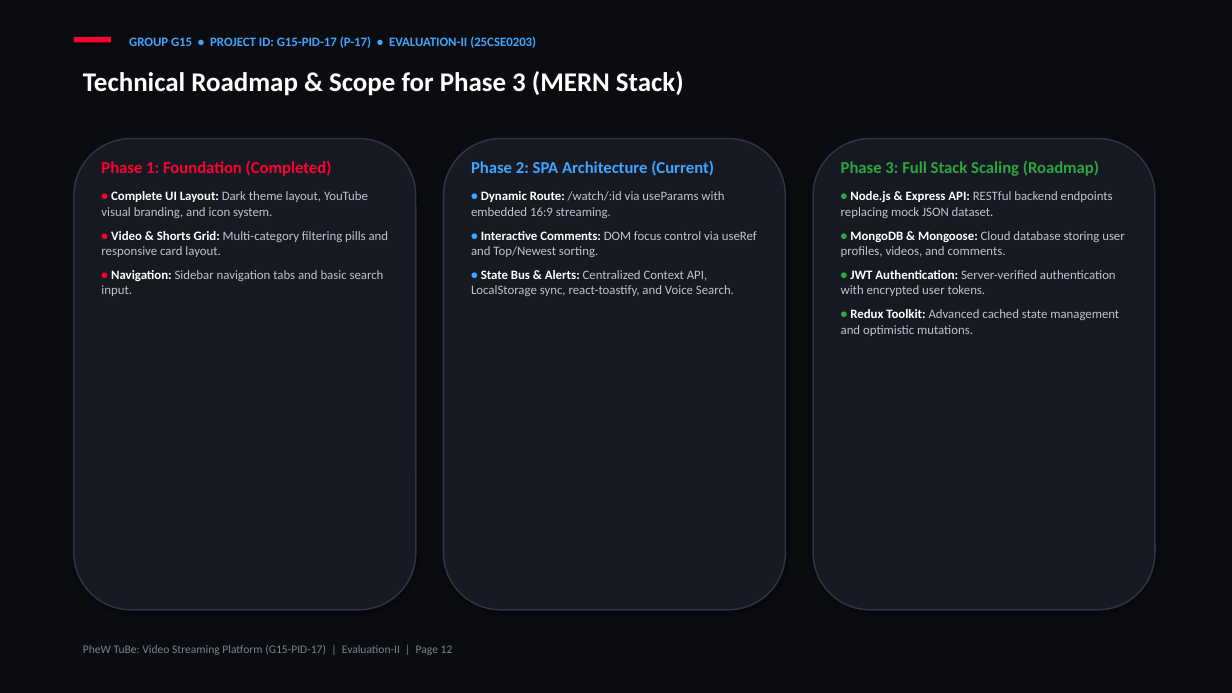
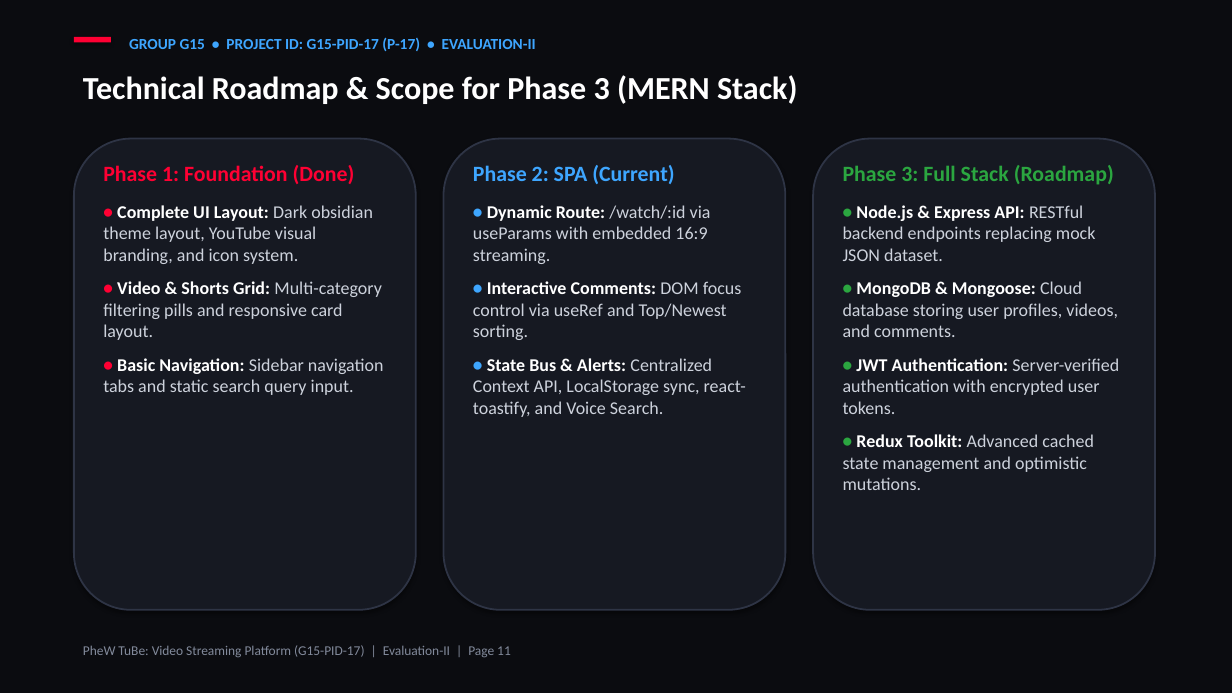
Before and after one commit to kishan-777/Front-End-Engineering_Evaluation-based-project, a slide deck: slide 11 of G15-PID-17.pptx (slide 12 before the commit). Drawn at 1232x693 pixels with LibreOffice and Linux fonts; fonts in the diff are those of the drawing. Boxes give left, top, right and bottom in pixels: in the first picture for what was removed or moved away, otherwise in the second. Text is boxed around its words. In the diff, an @@ line names an element or a change of style, - is before the commit and + after.

Commit message:
docs(presentation): update G15-PID-17 PPTX and PDF with 14pt fonts, real image showcases, and slide alignment

```diff
--- a/G15-PID-17.pptx
+++ b/G15-PID-17.pptx
@@ text at (129,37,536,51): text changed; size 10 to 12 pt @@
-GROUP G15 • PROJECT ID: G15-PID-17 (P-17) • EVALUATION-II (25CSE0203)
+GROUP G15 • PROJECT ID: G15-PID-17 (P-17) • EVALUATION-II
@@ text "Technical Roadmap & Scope for ..." at (83,75,798,104): size 21 to 25 pt @@
@@ outline #2E3445 1.2 pt to #2E3445 1.4 pt in 3 elements at (74,139,416,610), (444,139,786,610), (813,139,1155,610) @@
@@ text at (103,165,373,264): text changed; size 10 to 14 pt; text colour #BEC3CD to #CDD2DC @@
-Phase 1: Foundation (Completed)
-• Complete UI Layout: Dark theme layout, YouTube visual branding, and icon system.
+Phase 1: Foundation (Done)
+• Complete UI Layout: Dark obsidian theme layout, YouTube visual branding, and icon system.
@@ text at (473,165,674,184): text changed; size 13 to 17 pt @@
-Phase 2: SPA Architecture (Current)
+Phase 2: SPA (Current)
@@ text at (843,165,1114,185): text changed; size 13 to 17 pt @@
-Phase 3: Full Stack Scaling (Roadmap)
+Phase 3: Full Stack (Roadmap)
@@ text at (473,205,746,417): size 10.5 to 15 pt in "•", "•", "•"; size 10 to 14 pt; text colour #BEC3CD to #CDD2DC in "/watch/:id via useParams with embedded 16:9 streaming.", "DOM focus control via useRef and Top/Newest ...", "Centralized Context API, LocalStorage sync, react-toastify,  ..."; more space between paragraphs @@
@@ text at (843,205,1118,490): size 10.5 to 15 pt in "•", "•", "•", "•"; size 10 to 14 pt; text colour #BEC3CD to #CDD2DC in "RESTful backend endpoints replacing mock JSON dataset.", "Cloud database storing user profiles, videos, and ...", "Server-verified authentication with encrypted user tokens.", "Advanced cached state management and optimistic mutations."; more space between paragraphs @@
@@ text at (103,303,343,340): size 10.5 to 15 pt in "•"; size 10 to 14 pt in "Video & Shorts Grid: Multi-category filtering pills ..."; text colour #BEC3CD to #CDD2DC in "Multi-category filtering pills and responsive card layout."; more space between paragraphs @@
@@ text at (103,379,354,395): text changed; size 10 to 14 pt; text colour #BEC3CD to #CDD2DC @@
-• Navigation: Sidebar navigation tabs and basic search input.
+• Basic Navigation: Sidebar navigation tabs and static search query input.
@@ text at (83,645,511,657): text changed; size 9 to 10.5 pt; text colour #7B8293 to #828A9B @@
-PheW TuBe: Video Streaming Platform (G15-PID-17) | Evaluation-II | Page 12
+PheW TuBe: Video Streaming Platform (G15-PID-17) | Evaluation-II | Page 11
```
Also in this commit, not shown: 10 other slides changed, 1 slide added, 1 slide removed, 1 other file.
